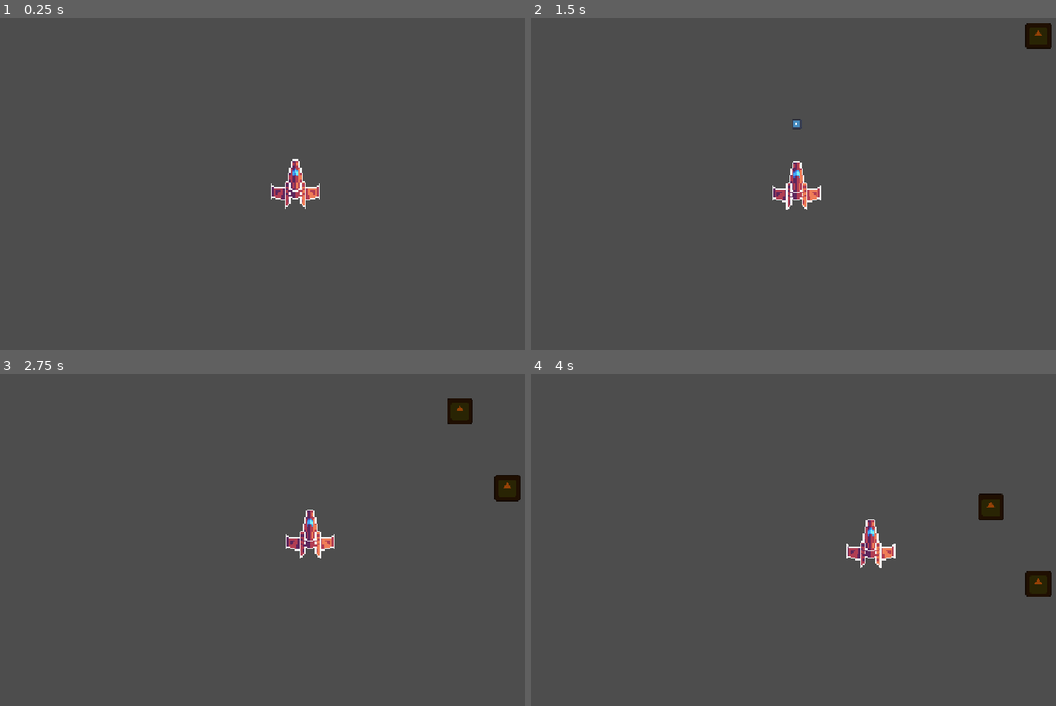
Above: before the commit, frames 1-4 (two rows, left to right).
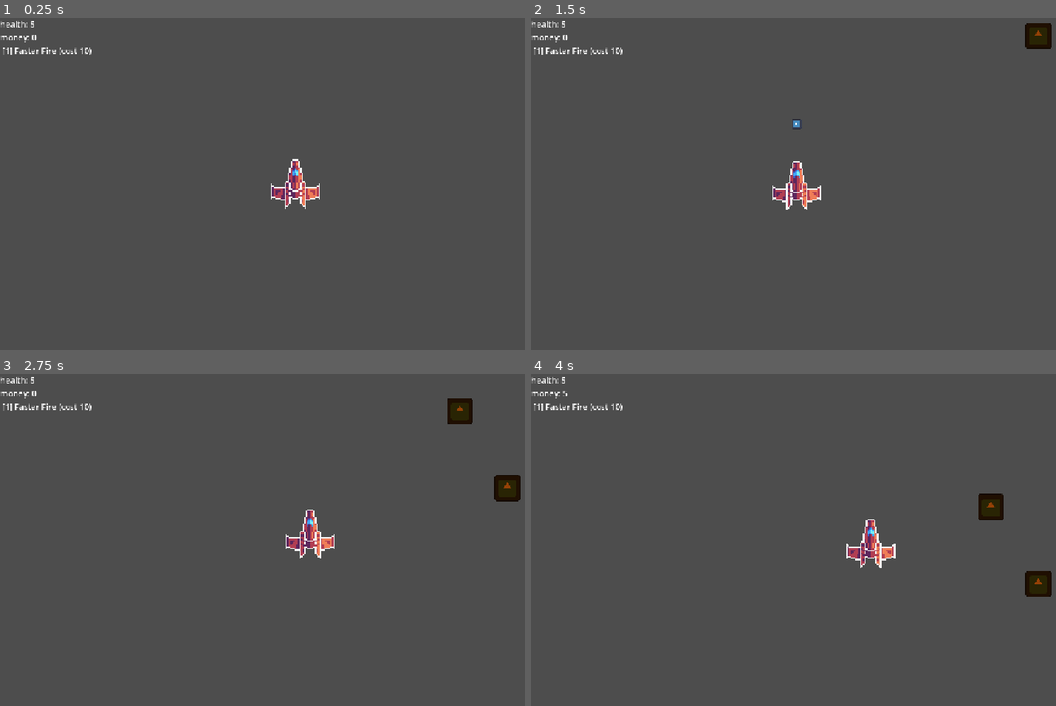
Above: after the commit, the same moments.

Repository: xbox1sxd-sketch/Hackatime-Project
Game: Godot game, scene res://Scenes/main.tscn
Two runs of this game, one before a commit and one after it. Both use one fixed random seed, a clock stepped at 60 frames per second and the inputs below. The engine's default icon, where the game draws it, is replaced by a stand-in: a white triangle on a blue panel in a dark square.
Inputs (mouse positions are in pixels of both pictures, inside the frame that each line leads up to):
- Up to frame 1 (0.25 s): no input
- Up to frame 2 (1.5 s): tap Enter at 0.5 s; move the mouse to (856, 184) at 0.52 s; hold Up from 0.53 s (still down); tap R at 0.6 s; click (856, 184) at 0.67 s; tap 1 at 0.8, 1.35 s; move the mouse to (798, 184) at 1.27 s; click (798, 184) at 1.42 s
- Up to frame 3 (2.75 s): keep holding Up; tap R at 1.55, 2.1 s; move the mouse to (309, 533) at 2.02 s; click (309, 533) at 2.17 s; tap 1 at 2.3 s
- Up to frame 4 (4 s): keep holding Up; move the mouse to (819, 546) at 2.77 s; tap 1 at 2.85, 3.8 s; click (819, 546) at 2.92 s; tap R at 3.05 s; move the mouse to (872, 543) at 3.52 s; tap Alt at 3.6 s; click (872, 543) at 3.67 s

The runs differ from the first frame. In frame 1, 0.3% of the frame differs, in the area x 0-18%, y 0-12%; in frame 2, 0.3%; in frame 3, 0.3%; in frame 4, 0.3%.

Commit message:
Shooting asteroids gives money, can make upgrades.

Diff:
--- a/Scenes/main.tscn
+++ b/Scenes/main.tscn
@@ -7,3 +7,9 @@
 script = ExtResource("1_bo1nx")
 
 [node name="Player" parent="." unique_id=1828675205 instance=ExtResource("1_jjgbg")]
+
+[node name="CanvasLayer" type="CanvasLayer" parent="." unique_id=404431334]
+
+[node name="MoneyLabel" type="Label" parent="CanvasLayer" unique_id=1407020922]
+offset_right = 40.0
+offset_bottom = 23.0
--- a/Scripts/asteriod.gd
+++ b/Scripts/asteriod.gd
@@ -9,9 +9,11 @@
 func _process(delta):
 	position.y += speed * delta
 	if position.y > 700:
+		get_parent().take_damage(1)
 		queue_free()
 
 func _on_area_entered(area):
 	if area.is_in_group("bullets"):
+		get_parent().add_money(5)
 		area.queue_free()
 		queue_free()
--- a/Scripts/main.gd
+++ b/Scripts/main.gd
@@ -2,16 +2,60 @@
 
 
 var asteroid_scene = preload("res://Scenes/asteriod.tscn")
+var money = 0
+var fire_rate_cost = 10
+var health = 5
+var game_over = false
+var spawn_timer
+@onready var money_label = $CanvasLayer/MoneyLabel
+@onready var player = $Player
 
 func _ready():
-	var timer = Timer.new()
-	timer.wait_time = 1.0
-	timer.autostart = true
-	timer.timeout.connect(spawn_asteroid)
-	add_child(timer)
+	spawn_timer = Timer.new()
+	spawn_timer.wait_time = 1.0
+	spawn_timer.autostart = true
+	spawn_timer.timeout.connect(spawn_asteroid)
+	add_child(spawn_timer)
+	update_ui()
 
 func spawn_asteroid():
 	var asteroid = asteroid_scene.instantiate()
 	var screen = get_viewport_rect().size
 	asteroid.position = Vector2(randf_range(40, screen.x - 40), -40)
 	add_child(asteroid)
+
+func add_money(amount):
+	money += amount
+	update_ui()
+
+func take_damage(amount):
+	if game_over:
+		return
+	health -= amount
+	if health <= 0:
+		health = 0
+		game_over = true
+		spawn_timer.stop()
+	update_ui()
+
+func update_ui():
+	if game_over:
+		money_label.text = "GAME OVER \nMoney: " + str(money) + "\n Press R to restart"
+	else:
+		money_label.text = "health: " + str(health) + "\nmoney: " + str(money) + "\n [1] Faster Fire (cost " + str(fire_rate_cost) + ")"
+
+func _input(event):
+	if event is InputEventKey and event.pressed:
+		if event.keycode == KEY_R and game_over:
+			get_tree().reload_current_scene()
+		if event.keycode == KEY_1 and not game_over:
+			buy_fire_rate()
+
+
+
+func buy_fire_rate():
+	if money >= fire_rate_cost:
+		money -= fire_rate_cost
+		player.fire_delay = max(0.1, player.fire_delay * 0.85)
+		fire_rate_cost = int(fire_rate_cost * 1.5)
+		update_ui()
--- a/Scripts/player.gd
+++ b/Scripts/player.gd
@@ -34,3 +34,6 @@
 	get_parent().add_child(bullet)
 	await get_tree().create_timer(fire_delay).timeout
 	can_shoot = true
+
+	if get_parent().game_over:
+		return
